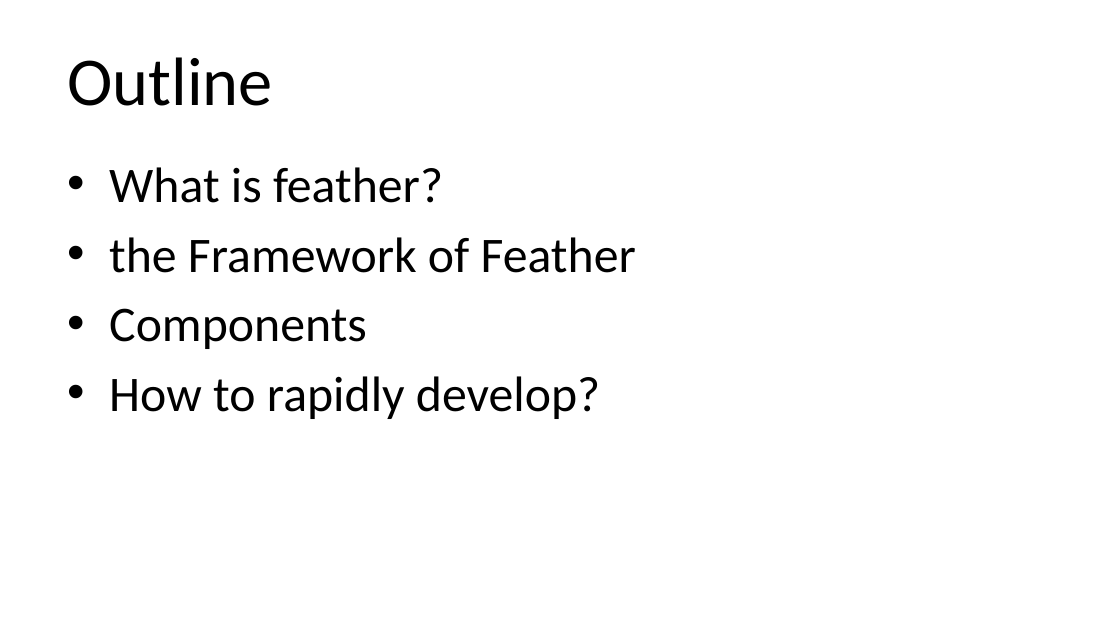
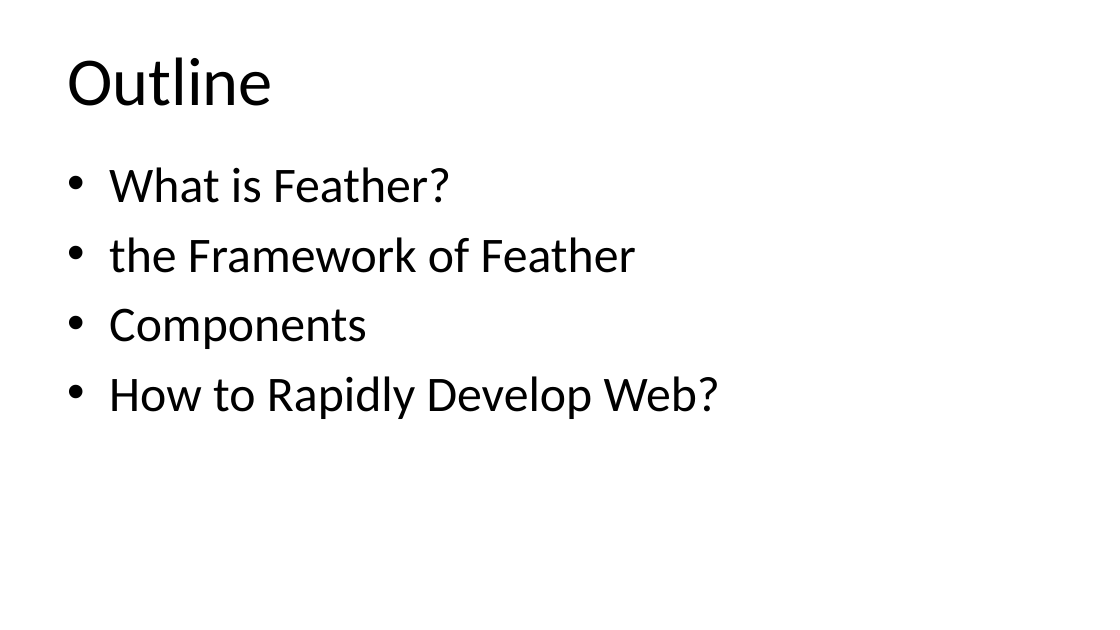
Before and after one commit to qicosmos/cppcon2018, a slide deck: slide 2 of cppcon2018.pptx. Drawn at 1120x630 pixels with LibreOffice and Linux fonts; fonts in the diff are those of the drawing. Boxes give left, top, right and bottom in pixels: in the first picture for what was removed or moved away, otherwise in the second. Text is boxed around its words. In the diff, an @@ line names an element or a change of style, - is before the commit and + after.

```diff
--- a/cppcon2018.pptx
+++ b/cppcon2018.pptx
@@ text at box(109, 167, 451, 203): text changed @@
-• What is feather?
+• What is Feather?
@@ text at box(109, 376, 720, 419): text changed @@
-• How to rapidly develop?
+• How to Rapidly Develop Web?
```
Also in this commit, not shown: 4 other slides changed, 12 slides added.
